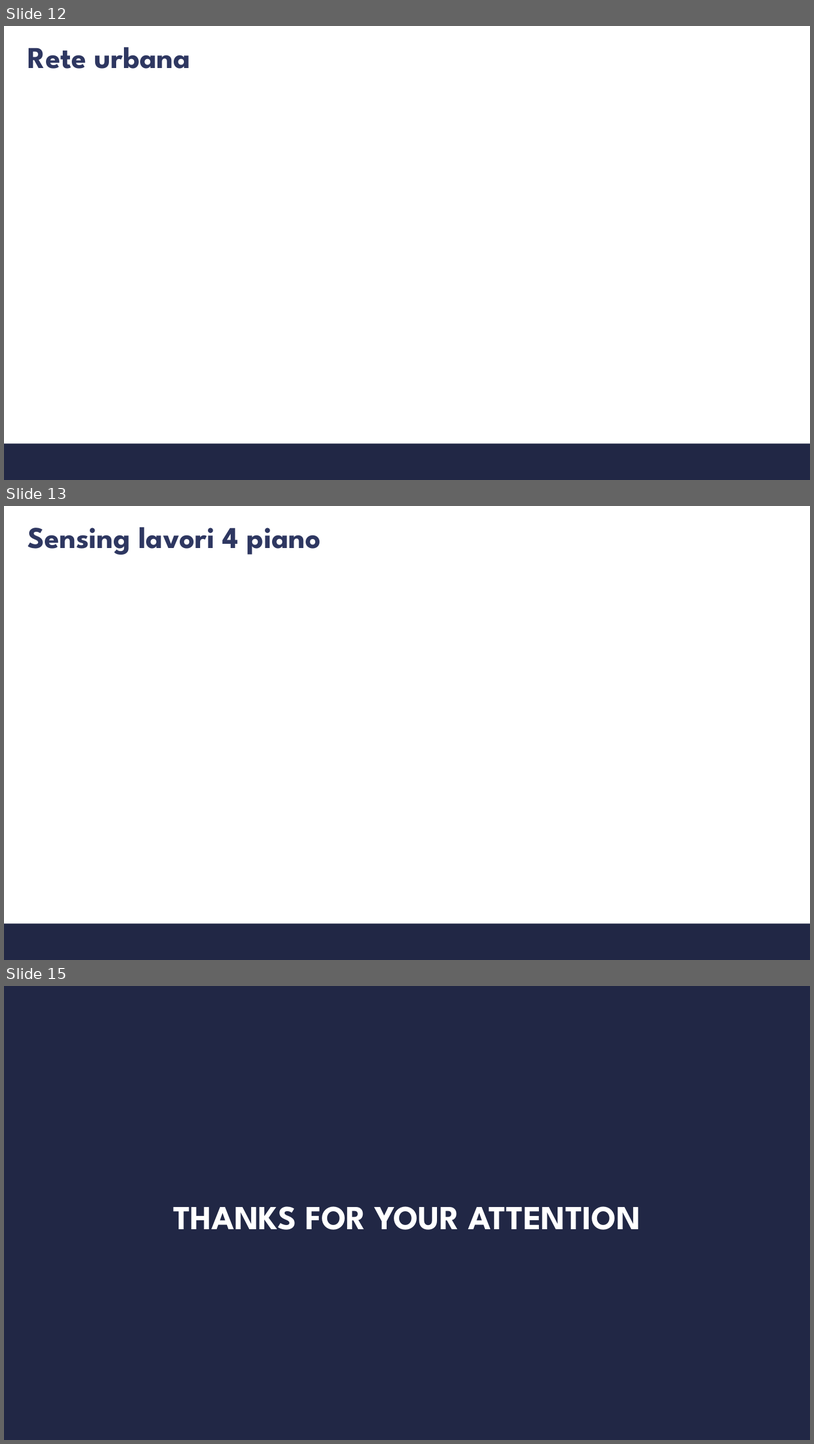
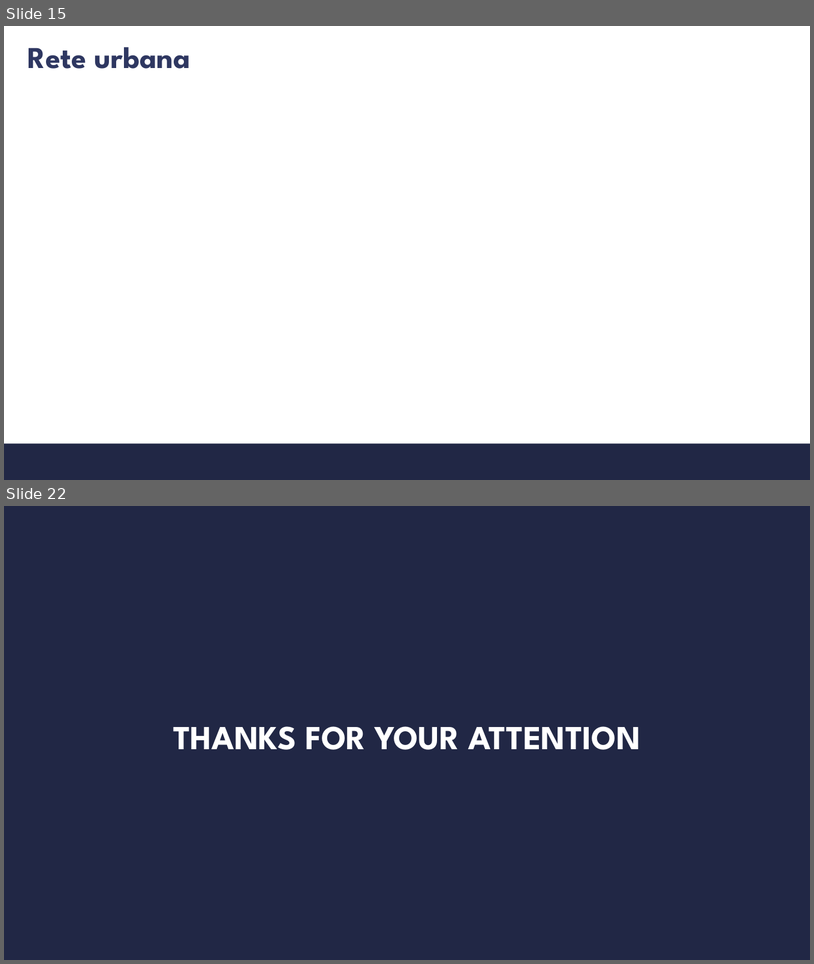
Before and after one commit to s347960/Presentazione, a slide deck: Presentazione_07_09 (1).pptx. Shown one above the other, each under a label of ours: slides 12, 13 and 15 before the commit, slides 15 and 22 after it; the slides between them are not shown. The pictures are 814x1444 and 814x964 pixels, drawn with LibreOffice and Linux fonts; fonts in the diff are those of the drawing; background and template pictures are left out. Boxes give left, top, right and bottom in pixels: in the first picture for what was removed or moved away, otherwise in the second. Text is boxed around its words. In the diff, an @@ line names an element or a change of style, - is before the commit and + after.

```diff
--- a/Presentazione_07_09 (1).pptx
+++ b/Presentazione_07_09 (1).pptx
@@ slide 13 removed at [4,506,810,960], background #FFFFFF; not listed: 1 template element that a slide beside it also shows @@
@@ title removed at [27,527,321,555] @@
-Sensing lavori 4 piano
@@ what was slide 12 is now slide 15 @@
@@ what was slide 15 is now slide 22 @@
```
Also in this commit, not shown: 4 slides changed, 9 slides added, 1 other slide removed, 1 other file.
